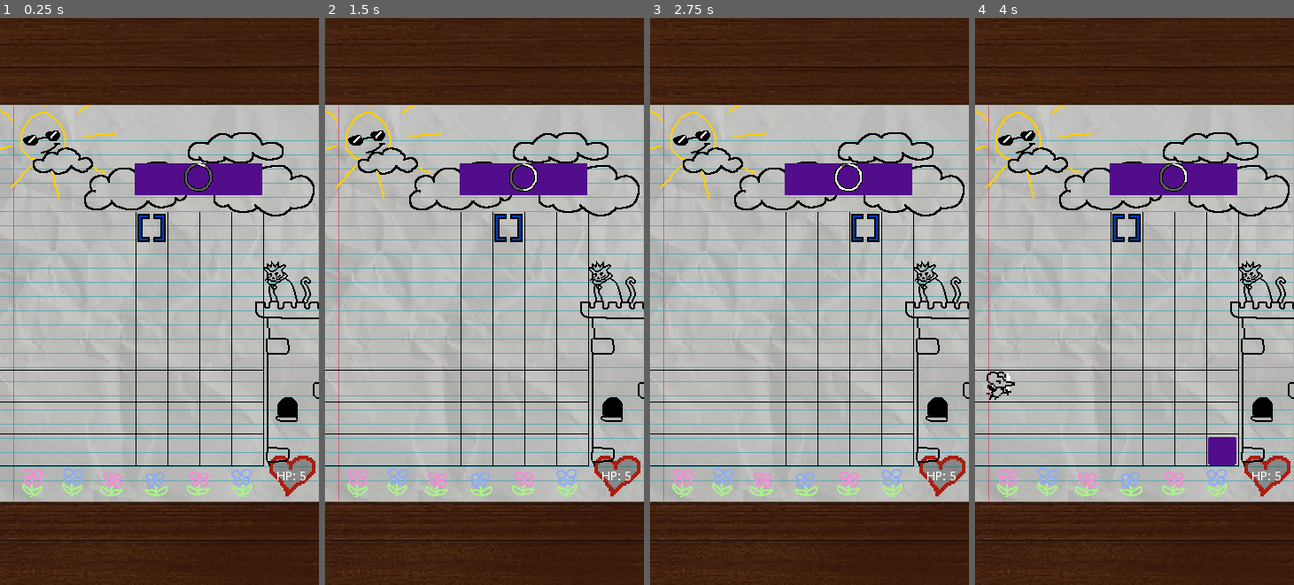
Above: before the commit, frames 1-4 (left to right).
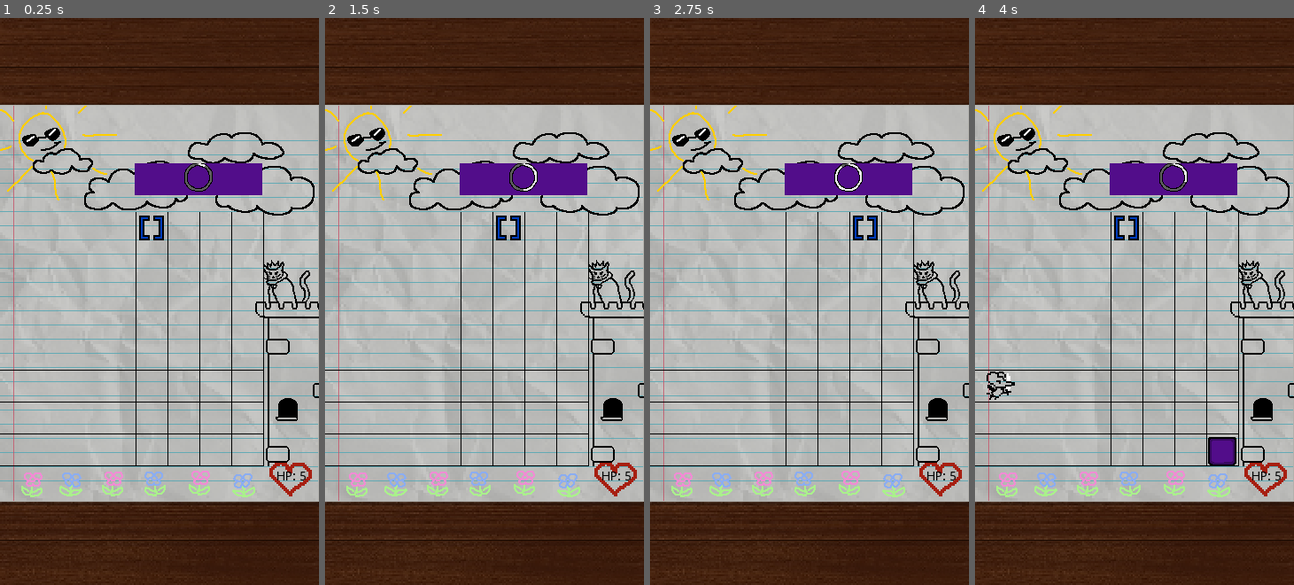
Above: after the commit, the same moments.

Repository: Sleeping-Robot-Games/Doodle-Defense
Game: Godot game, scene res://scenes/Game.tscn
The game is run twice, just before and just after one commit, with the same random seed, the same clock (stepped at 60 frames per second) and the same inputs.
Inputs (mouse positions are in pixels of both pictures, inside the frame that each line leads up to):
- Up to frame 1 (0.25 s): no input
- Up to frame 2 (1.5 s): click (478, 341) at 0.5 s; click (506, 341) at 1.25 s
- Up to frame 3 (2.75 s): click (866, 341) at 2 s
- Up to frame 4 (4 s): click (1223, 341) at 2.75 s; click (1128, 341) at 3.5 s

The runs differ from the first frame. In frame 1, 3.2% of the frame differs, in the area x 0-100%, y 15-85%; in frame 2, 3.2%; in frame 3, 3.2%; in frame 4, 3.4%.

Commit message:
remove heart bg

Diff:
--- a/scenes/Block.tscn
+++ b/scenes/Block.tscn
@@ -4,14 +4,6 @@
 [ext_resource path="res://scripts/Block.gd" type="Script" id=2]
 [ext_resource path="res://assets/block_003.png" type="Texture" id=3]
 [ext_resource path="res://assets/block_shatter.png" type="Texture" id=4]
-
-[sub_resource type="SpriteFrames" id=1]
-animations = [ {
-"frames": [ ExtResource( 1 ), ExtResource( 3 ) ],
-"loop": true,
-"name": "default",
-"speed": 5.0
-} ]
 
 [sub_resource type="Animation" id=2]
 length = 0.001
@@ -44,23 +36,31 @@
 "values": [ 0, 1, 2, 3, 4 ]
 }
 
+[sub_resource type="SpriteFrames" id=1]
+animations = [ {
+"frames": [ ExtResource( 1 ), ExtResource( 3 ) ],
+"loop": true,
+"name": "default",
+"speed": 5.0
+} ]
+
 [node name="Block" type="Node2D" groups=["blocks"]]
 script = ExtResource( 2 )
+
+[node name="Sprite2" type="Sprite" parent="."]
+visible = false
+texture = ExtResource( 4 )
+hframes = 4
+vframes = 2
+
+[node name="AnimationPlayer" type="AnimationPlayer" parent="Sprite2"]
+anims/RESET = SubResource( 2 )
+anims/shatter = SubResource( 3 )
 
 [node name="Sprite" type="AnimatedSprite" parent="."]
 frames = SubResource( 1 )
 frame = 1
 playing = true
-
-[node name="Sprite" type="Sprite" parent="Sprite"]
-texture = ExtResource( 4 )
-hframes = 4
-vframes = 2
-
-[node name="AnimationPlayer" type="AnimationPlayer" parent="Sprite/Sprite"]
-root_node = NodePath("../..")
-anims/RESET = SubResource( 2 )
-anims/shatter = SubResource( 3 )
 
 [node name="Tween" type="Tween" parent="."]
 
--- a/scenes/Game.tscn
+++ b/scenes/Game.tscn
@@ -133,65 +133,65 @@
 [node name="Doodles" type="AnimatedSprite" parent="Background"]
 position = Vector2( -144, 205 )
 frames = SubResource( 1 )
+frame = 1
 playing = true
 
 [node name="Flower2" type="AnimatedSprite" parent="Background/Doodles"]
 position = Vector2( 45, -1 )
 frames = SubResource( 2 )
+frame = 1
 playing = true
 
 [node name="Flower6" type="AnimatedSprite" parent="Background/Doodles"]
 position = Vector2( 238, 0 )
 frames = SubResource( 2 )
+frame = 1
 playing = true
 flip_h = true
 
 [node name="Flower3" type="AnimatedSprite" parent="Background/Doodles"]
 position = Vector2( 91, -1 )
 frames = SubResource( 3 )
-frame = 1
 playing = true
 
 [node name="Flower4" type="AnimatedSprite" parent="Background/Doodles"]
 position = Vector2( 139, -1 )
 frames = SubResource( 4 )
-frame = 1
 playing = true
 flip_h = true
 
 [node name="Flower5" type="AnimatedSprite" parent="Background/Doodles"]
 position = Vector2( 189, -2 )
 frames = SubResource( 5 )
-frame = 1
 playing = true
 
 [node name="Heart" type="AnimatedSprite" parent="Background/Doodles"]
 position = Vector2( 294, -13 )
 scale = Vector2( 2, 2 )
 frames = SubResource( 6 )
-frame = 1
+frame = 2
 playing = true
 
 [node name="Clouds" type="AnimatedSprite" parent="Background/Doodles"]
 position = Vector2( 144, -347 )
 frames = SubResource( 9 )
+frame = 1
 playing = true
 
 [node name="Sun" type="AnimatedSprite" parent="Background/Doodles"]
 position = Vector2( 25, -383 )
 frames = SubResource( 11 )
-frame = 1
 playing = true
 
 [node name="Cat" type="AnimatedSprite" parent="Background"]
 position = Vector2( 146, -30 )
 frames = SubResource( 7 )
-frame = 1
 playing = true
 
 [node name="Tower" type="AnimatedSprite" parent="Background"]
 position = Vector2( 148, 93 )
 frames = SubResource( 8 )
+frame = 1
 playing = true
 
 [node name="IncomingBlockColor" type="ColorRect" parent="."]
@@ -237,7 +237,6 @@
 position = Vector2( 171, 237 )
 scale = Vector2( 2, 2 )
 frames = SubResource( 10 )
-frame = 1
 playing = true
 
 [node name="Blocks" type="Node2D" parent="."]
@@ -367,6 +366,7 @@
 margin_top = 511.0
 margin_right = 357.0
 margin_bottom = 525.0
+custom_colors/default_color = Color( 0, 0, 0, 1 )
 bbcode_enabled = true
 bbcode_text = "[shake rate=10 level=2]HP: 5[/shake]"
 text = "HP: 5"
Binary file changed: assets/heart_001.png
Binary file changed: assets/heart_002.png
Binary file changed: assets/heart_003.png
